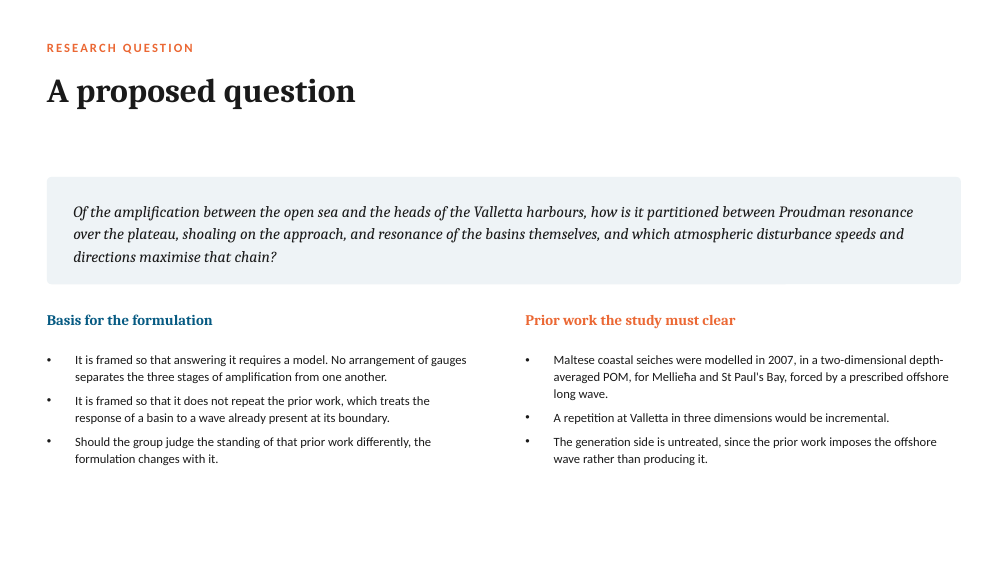
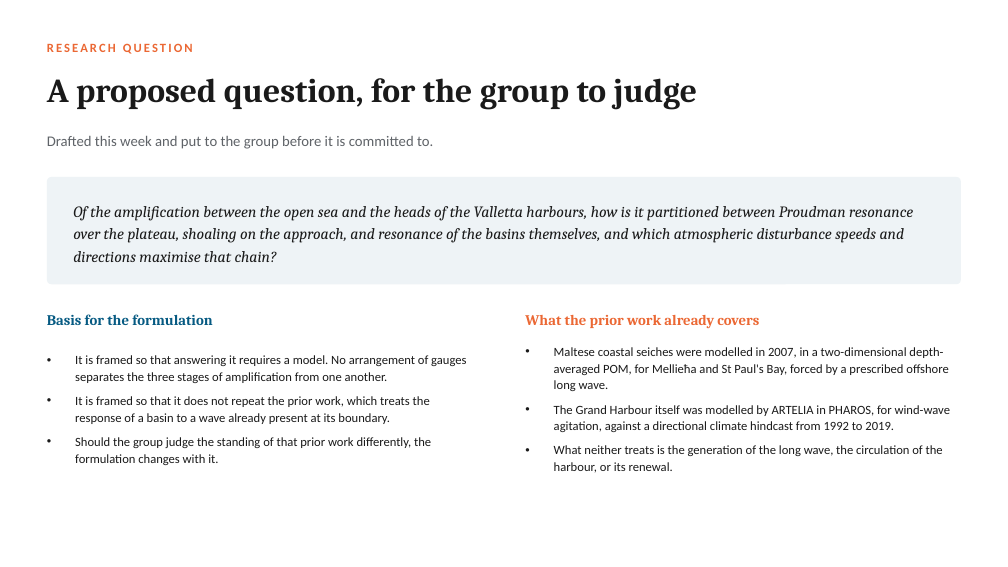
Before and after one commit to cicero-martins/MaltaDT, a slide deck: slide 9 of docs/valletta_model_concept_2026-09-25.pptx (slide 8 before the commit). Drawn at 1008x567 pixels with LibreOffice and Linux fonts; fonts in the diff are those of the drawing. Boxes give left, top, right and bottom in pixels: in the first picture for what was removed or moved away, otherwise in the second. Text is boxed around its words. In the diff, an @@ line names an element or a change of style, - is before the commit and + after.

```diff
--- a/docs/valletta_model_concept_2026-09-25.pptx
+++ b/docs/valletta_model_concept_2026-09-25.pptx
@@ text at (47,78,698,110): text changed @@
-A proposed question
+A proposed question, for the group to judge
@@ text added at (47,136,433,149), 14 pt, text #5F6368 @@
+Drafted this week and put to the group before it is committed to.
@@ text at (525,315,759,328): text changed @@
-Prior work the study must clear
+What the prior work already covers
@@ text at (554,405,950,472): text changed @@
-• A repetition at Valletta in three dimensions would be incremental.
-• The generation side is untreated, since the prior work imposes the offshore wave rather than producing it.
+• The Grand Harbour itself was modelled by ARTELIA in PHAROS, for wind-wave agitation, against a directional climate hindcast from 1992 to 2019.
+• What neither treats is the generation of the long wave, the circulation of the harbour, or its renewal.
```
Also in this commit, not shown: 5 other slides changed, 2 slides added, 1 other file.
